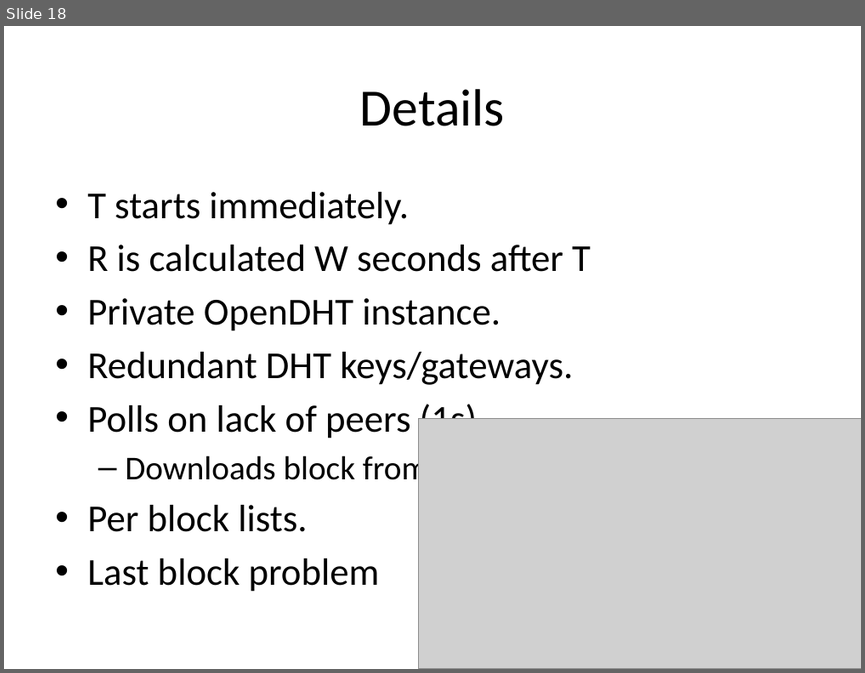
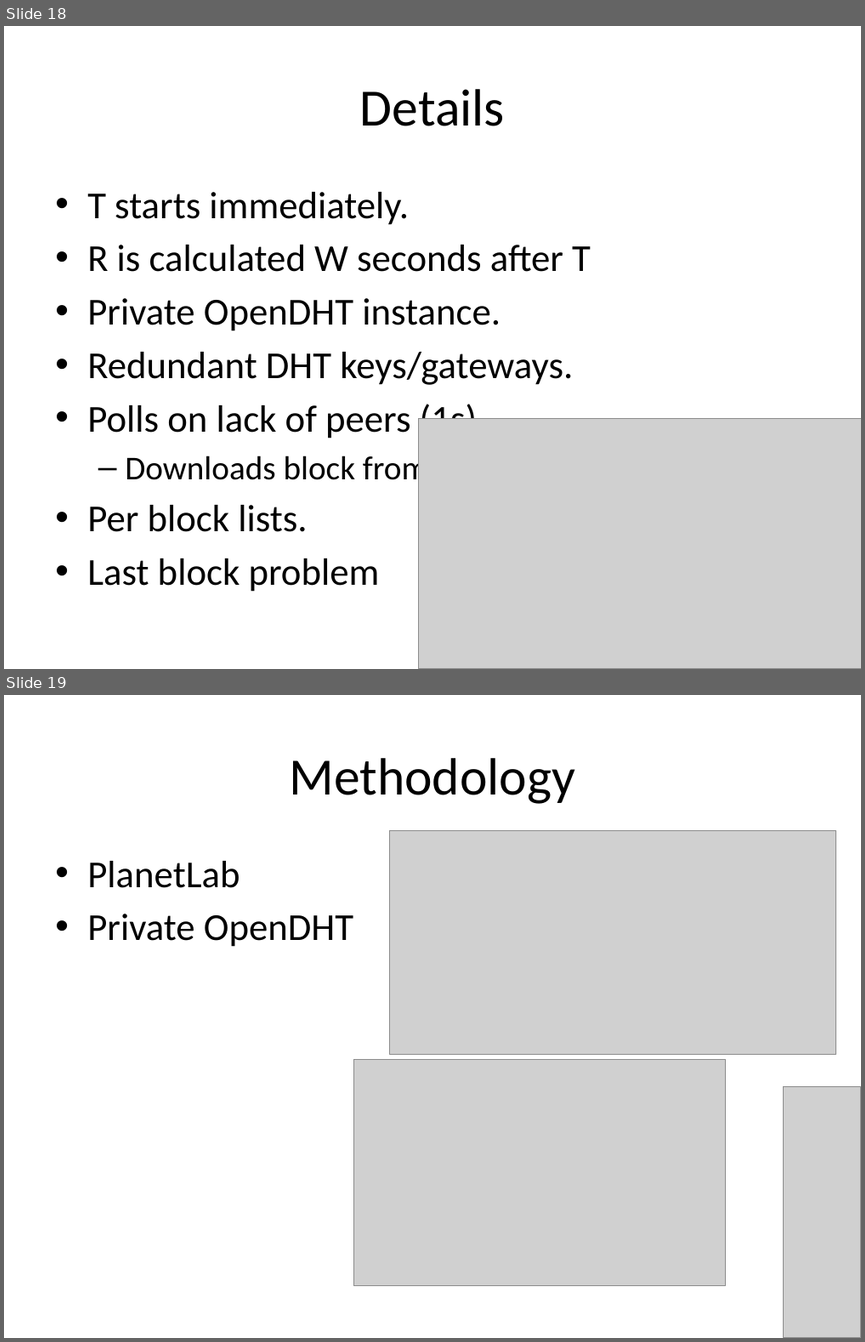
Before and after one commit to rdp/p2pwebclient, a slide deck: thesis_presentation/How to Make the Internet Faster.pptx. Shown one above the other, each under a label of ours: slide 18 before the commit, slides 18 and 19 after it. The pictures are 865x673 and 865x1342 pixels, drawn with LibreOffice and Linux fonts; fonts in the diff are those of the drawing; grey boxes stand for pictures. Boxes give left, top, right and bottom in pixels: in the first picture for what was removed or moved away, otherwise in the second. Text is boxed around its words. In the diff, an @@ line names an element or a change of style, - is before the commit and + after.

```diff
--- a/thesis_presentation/How to Make the Internet Faster.pptx
+++ b/thesis_presentation/How to Make the Internet Faster.pptx
@@ slide 19 added at [4, 695, 861, 1338], background #FFFFFF @@
@@ title added at [289, 758, 575, 804], 44 pt, text #000000 @@
+Methodology
@@ picture added at [390, 830, 836, 1053] @@
@@ text added at [87, 861, 353, 947], 32 pt, text #000000 @@
+• PlanetLab
+• Private OpenDHT
@@ picture added at [353, 1059, 725, 1286] @@
@@ picture added at [783, 1087, 861, 1338] @@
```
Also in this commit, not shown: 4 slides changed, 2 other slides added, 1 other file.
